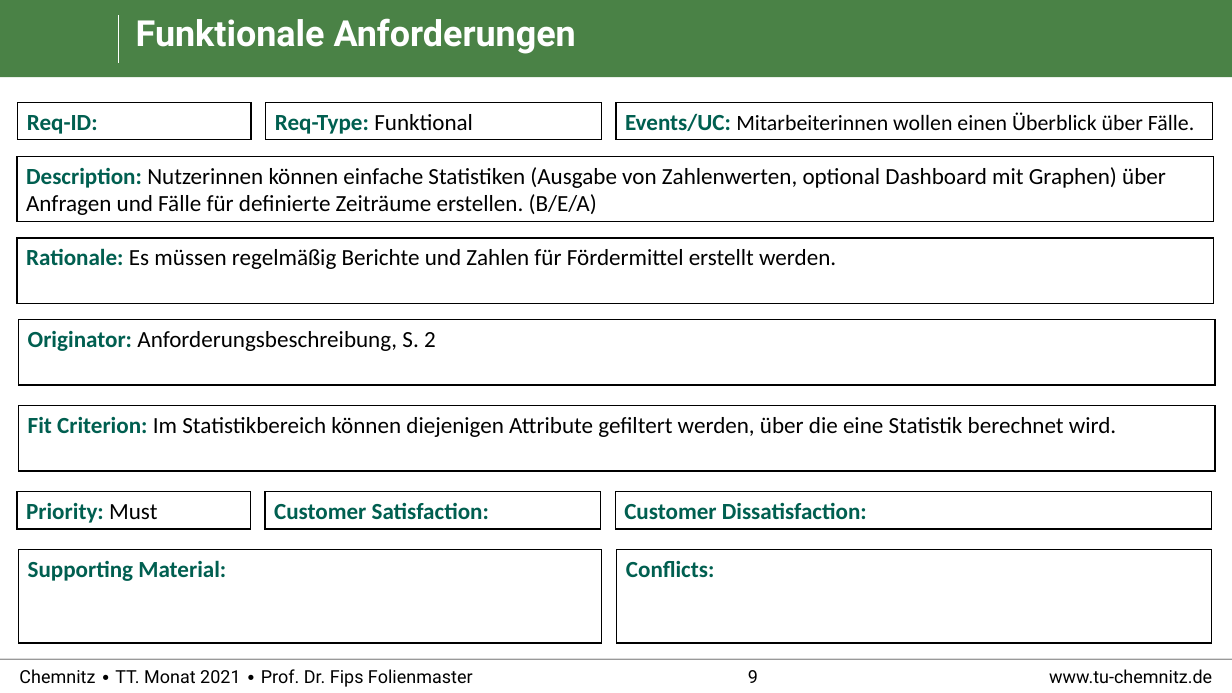
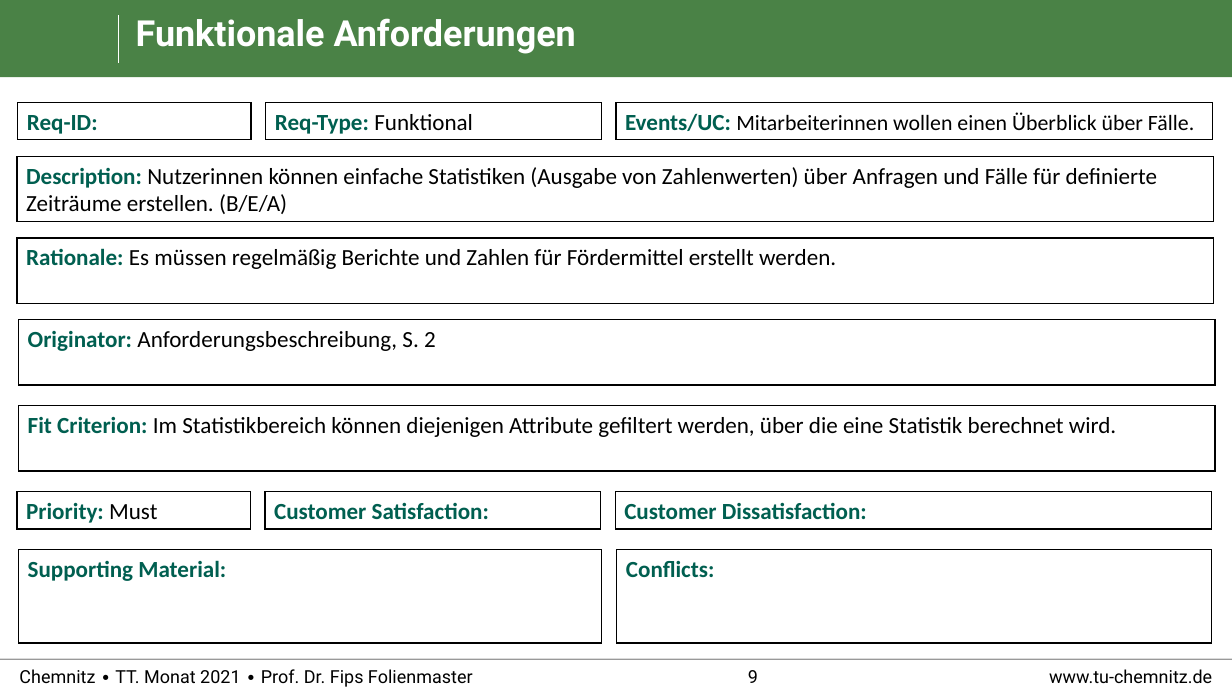
Before and after one commit to RealBiggerBo/Softwaretechnik, a slide deck: slide 9 of SnowCards_Requirements.pptx. Drawn at 1232x693 pixels with LibreOffice and Linux fonts; fonts in the diff are those of the drawing; background and template pictures are left out. Boxes give left, top, right and bottom in pixels: in the first picture for what was removed or moved away, otherwise in the second. Text is boxed around its words. In the diff, an @@ line names an element or a change of style, - is before the commit and + after.

```diff
--- a/SnowCards_Requirements.pptx
+++ b/SnowCards_Requirements.pptx
@@ text in rectangle at (26, 167, 1158, 214): text changed @@
-Description: Nutzerinnen können einfache Statistiken (Ausgabe von Zahlenwerten, optional Dashboard mit Graphen) über Anfragen und Fälle für definierte Zeiträume erstellen. (B/E/A)
+Description: Nutzerinnen können einfache Statistiken (Ausgabe von Zahlenwerten) über Anfragen und Fälle für definierte Zeiträume erstellen. (B/E/A)
```
Also in this commit, not shown: 7 other slides changed, 6 slides added.
